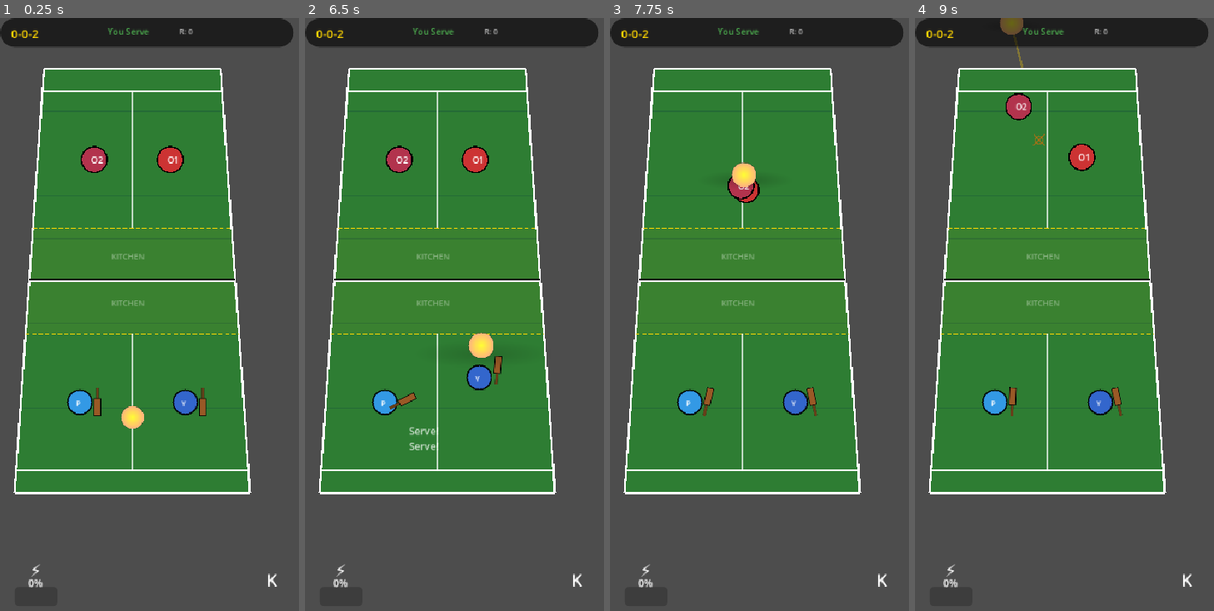
Above: before the commit, frames 1-4 (left to right).
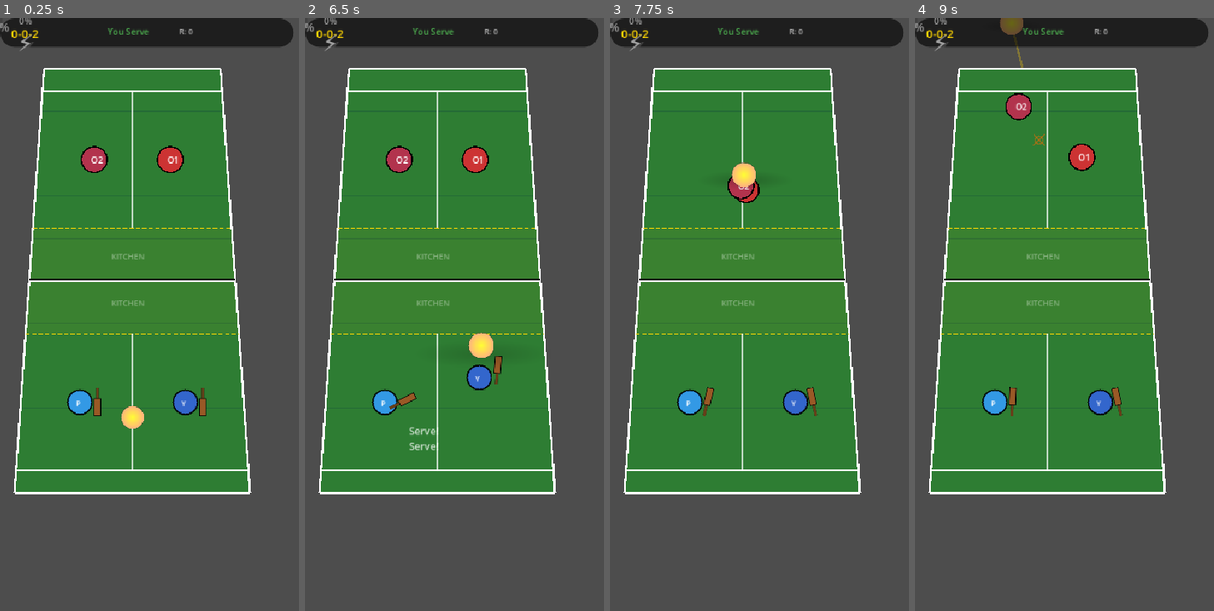
Above: after the commit, the same moments.

Repository: PranavMall/pickle-mvp-mobile
Game: Godot game, scene res://scenes/main/Main.tscn
Same seed, same stepped clock (60 frames per second), same inputs: the game is played once before the commit and once after it.
Inputs (mouse positions are in pixels of both pictures, inside the frame that each line leads up to):
- Up to frame 1 (0.25 s): no input
- Up to frame 2 (6.5 s): click (577, 581) at 0.5 s, where only the run before the commit has a clickable "K"; click (340, 581) at 1.25 s, where only the run before the commit has a clickable "0%"; click (577, 581) at 2 s, where only the run before the commit has a clickable "K"; click (340, 581) at 2.75 s, where only the run before the commit has a clickable "0%"; click (577, 581) at 3.5 s, where only the run before the commit has a clickable "K"; click (340, 581) at 4.25 s, where only the run before the commit has a clickable "0%"; tap Enter at 5 s; move the mouse to (526, 320) at 5.02 s; click (526, 320) at 5.17 s; tap Space at 5.75 s; drag from (397, 385) to (337, 136) at 5.77 s
- Up to frame 3 (7.75 s): move the mouse to (795, 201) at 6.52 s; click (795, 201) at 6.67 s; drag from (747, 486) to (654, 344) at 7.27 s
- Up to frame 4 (9 s): move the mouse to (1160, 450) at 8.02 s; click (1160, 450) at 8.17 s; drag from (977, 249) to (947, 136) at 8.77 s

The runs differ from the first frame. In frame 1, 0.2% of the frame differs, in the area x 0-93%, y 0-97%; in frame 2, 0.2%; in frame 3, 0.2%; in frame 4, 0.2%.

Commit message:
Day 5 kitchen fixes - 01st Oct

Diff:
--- a/UI/UISetup.gd
+++ b/UI/UISetup.gd
@@ -4,7 +4,9 @@
 @onready var main = get_node("/root/Main")
 
 func _ready() -> void:
-	setup_complete_ui()
+	setup_top_panel()
+	setup_instructions()
+	setup_power_indicator()
 
 func setup_complete_ui() -> void:
 	# Get existing HUD from scene (it already exists)
@@ -15,8 +17,6 @@
 
 	# Setup components that already exist in scene
 	setup_top_panel()
-	setup_kitchen_button()
-	setup_mastery_button()
 	setup_instructions()
 	setup_power_indicator()
 
@@ -52,111 +52,6 @@
 		rally_label.position = Vector2(250, 10)
 		rally_label.add_theme_color_override("font_color", Color(0.67, 0.67, 0.67))
 		rally_label.add_theme_font_size_override("font_size", 11)
-
-func setup_kitchen_button() -> void:
-	var kitchen_button = get_node_or_null("HUD/KitchenButton")
-	if not kitchen_button:
-		return
-
-	# The scene has TextureButton, but we can use it as a button
-	kitchen_button.position = Vector2(345, 750)
-	kitchen_button.size = Vector2(70, 70)
-
-	# Create a label child for the text since TextureButton doesn't have text property
-	var existing_label = kitchen_button.get_node_or_null("KitchenText")
-	if not existing_label:
-		var kitchen_text = Label.new()
-		kitchen_text.name = "KitchenText"
-		kitchen_text.text = "K"
-		kitchen_text.size = Vector2(70, 50)
-		kitchen_text.position = Vector2(0, 10)
-		kitchen_text.add_theme_font_size_override("font_size", 24)
-		kitchen_text.add_theme_color_override("font_color", Color.WHITE)
-		kitchen_text.horizontal_alignment = HORIZONTAL_ALIGNMENT_CENTER
-		kitchen_text.vertical_alignment = VERTICAL_ALIGNMENT_CENTER
-		kitchen_button.add_child(kitchen_text)
-
-	# Style the button
-	var button_style = StyleBoxFlat.new()
-	button_style.set_corner_radius_all(12)
-	button_style.bg_color = Color(0.4, 0.4, 0.4)
-	button_style.border_color = Color.BLACK
-	button_style.set_border_width_all(3)
-	kitchen_button.add_theme_stylebox_override("normal", button_style)
-	kitchen_button.add_theme_stylebox_override("hover", button_style)
-	kitchen_button.add_theme_stylebox_override("pressed", button_style)
-
-	# Kitchen Timer Label
-	var kitchen_timer = get_node_or_null("HUD/KitchenButton/KitchenTimer")
-	if kitchen_timer:
-		kitchen_timer.text = ""
-		kitchen_timer.position = Vector2(0, 50)
-		kitchen_timer.size = Vector2(70, 20)
-		kitchen_timer.add_theme_font_size_override("font_size", 10)
-		kitchen_timer.add_theme_color_override("font_color", Color.WHITE)
-		kitchen_timer.horizontal_alignment = HORIZONTAL_ALIGNMENT_CENTER
-
-	# Connect button press
-	if not kitchen_button.pressed.is_connected(_on_kitchen_button_pressed):
-		kitchen_button.pressed.connect(_on_kitchen_button_pressed)
-
-func setup_mastery_button() -> void:
-	var mastery_button = get_node_or_null("HUD/MasteryButton")
-	if not mastery_button:
-		return
-
-	mastery_button.position = Vector2(15, 750)
-	mastery_button.size = Vector2(70, 70)
-
-	# Create a label for the icon
-	var existing_label = mastery_button.get_node_or_null("MasteryIcon")
-	if not existing_label:
-		var mastery_icon = Label.new()
-		mastery_icon.name = "MasteryIcon"
-		mastery_icon.text = "⚡"
-		mastery_icon.size = Vector2(70, 35)
-		mastery_icon.position = Vector2(0, 5)
-		mastery_icon.add_theme_font_size_override("font_size", 24)
-		mastery_icon.add_theme_color_override("font_color", Color.WHITE)
-		mastery_icon.horizontal_alignment = HORIZONTAL_ALIGNMENT_CENTER
-		mastery_icon.vertical_alignment = VERTICAL_ALIGNMENT_CENTER
-		mastery_button.add_child(mastery_icon)
-
-	# Circular style
-	var button_style = StyleBoxFlat.new()
-	button_style.set_corner_radius_all(35)
-	button_style.bg_color = Color(0.2, 0.2, 0.2)
-	button_style.border_color = Color(1.0, 0.84, 0)
-	button_style.set_border_width_all(3)
-	mastery_button.add_theme_stylebox_override("normal", button_style)
-	mastery_button.add_theme_stylebox_override("hover", button_style)
-	mastery_button.add_theme_stylebox_override("pressed", button_style)
-
-	# Fill Bar
-	var fill_bar = get_node_or_null("HUD/MasteryButton/FillBar")
-	if fill_bar:
-		fill_bar.position = Vector2(5, 45)
-		fill_bar.size = Vector2(60, 8)
-		fill_bar.value = 0
-		fill_bar.show_percentage = false
-
-		var fill_style = StyleBoxFlat.new()
-		fill_style.bg_color = Color(0.3, 0.69, 0.31)
-		fill_bar.add_theme_stylebox_override("fill", fill_style)
-
-	# Percent Label
-	var percent_label = get_node_or_null("HUD/MasteryButton/PercentLabel")
-	if percent_label:
-		percent_label.text = "0%"
-		percent_label.position = Vector2(0, 30)
-		percent_label.size = Vector2(70, 20)
-		percent_label.add_theme_font_size_override("font_size", 14)
-		percent_label.add_theme_color_override("font_color", Color.WHITE)
-		percent_label.horizontal_alignment = HORIZONTAL_ALIGNMENT_CENTER
-
-	# Connect button press
-	if not mastery_button.pressed.is_connected(_on_mastery_button_pressed):
-		mastery_button.pressed.connect(_on_mastery_button_pressed)
 
 func setup_instructions() -> void:
 	var instructions = get_node_or_null("HUD/Instructions")
@@ -222,71 +117,3 @@
 	var score_label = get_node_or_null("HUD/TopPanel/ScoreLabel")
 	if score_label:
 		score_label.text = "%d-%d-%d" % [player_score, opponent_score, server_number]
-
-func update_kitchen_button(state: String, timer: float = 0.0) -> void:
-	var button = get_node_or_null("HUD/KitchenButton")
-	var text_label = get_node_or_null("HUD/KitchenButton/KitchenText")
-	var timer_label = get_node_or_null("HUD/KitchenButton/KitchenTimer")
-
-	if not button:
-		return
-
-	var button_style = StyleBoxFlat.new()
-	button_style.set_corner_radius_all(12)
-	button_style.border_color = Color.BLACK
-	button_style.set_border_width_all(3)
-
-	match state:
-		"AVAILABLE":
-			button_style.bg_color = Color(1.0, 0.84, 0)  # Gold
-			if text_label:
-				text_label.text = "→K"
-			if timer_label and timer > 0:
-				timer_label.text = "%.1f" % timer
-		"ACTIVE":
-			button_style.bg_color = Color(0.3, 0.69, 0.31)  # Green
-			if text_label:
-				text_label.text = "IN"
-			if timer_label:
-				timer_label.text = ""
-		"MUST_EXIT":
-			button_style.bg_color = Color(1.0, 0.6, 0)  # Orange
-			if text_label:
-				text_label.text = "↑!"
-			if timer_label and timer > 0:
-				timer_label.text = "%.1f" % timer
-		"WARNING":
-			button_style.bg_color = Color(0.96, 0.26, 0.21)  # Red
-			if text_label:
-				text_label.text = "!!"
-			if timer_label:
-				timer_label.text = ""
-		"COOLDOWN":
-			button_style.bg_color = Color(0.6, 0.6, 0.6)  # Gray
-			if text_label:
-				text_label.text = "..."
-			if timer_label and timer > 0:
-				timer_label.text = "%.1f" % timer
-		_:  # DISABLED
-			button_style.bg_color = Color(0.4, 0.4, 0.4)  # Dark gray
-			if text_label:
-				text_label.text = "K"
-			if timer_label:
-				timer_label.text = ""
-
-	button.add_theme_stylebox_override("normal", button_style)
-	button.add_theme_stylebox_override("hover", button_style)
-	button.add_theme_stylebox_override("pressed", button_style)
-
-func update_mastery_fill(percent: float) -> void:
-	var fill_bar = get_node_or_null("HUD/MasteryButton/FillBar")
-	var percent_label = get_node_or_null("HUD/MasteryButton/PercentLabel")
-
-	if fill_bar:
-		fill_bar.value = percent
-
-	if percent_label:
-		if percent >= 100:
-			percent_label.text = "READY!"
-		else:
-			percent_label.text = "%d%%" % int(percent)
--- a/scenes/main/Main.gd
+++ b/scenes/main/Main.gd
@@ -192,30 +192,6 @@
 	print("=== DAY 5 KITCHEN SYSTEM READY ===")
 
 # NEW: Create and setup KitchenSystem
-func create_kitchen_system() -> void:
-	var kitchen_script = load("res://scripts/systems/KitchenSystem.gd")
-	if not kitchen_script:
-		print("ERROR: Cannot load KitchenSystem.gd")
-		return
-
-	kitchen_system = Node.new()
-	kitchen_system.name = "KitchenSystem"
-	kitchen_system.set_script(kitchen_script)
-	add_child(kitchen_system)
-
-	# Set references
-	kitchen_system.main_node = self
-	kitchen_system.player_data = player_data
-
-	# Connect signals
-	kitchen_system.kitchen_opportunity.connect(_on_kitchen_opportunity)
-	kitchen_system.kitchen_entered.connect(_on_kitchen_entered)
-	kitchen_system.kitchen_exited.connect(_on_kitchen_exited)
-	kitchen_system.kitchen_violation.connect(_on_kitchen_violation)
-	kitchen_system.pressure_changed.connect(_on_pressure_changed)
-	kitchen_system.state_changed.connect(_on_kitchen_state_changed)
-
-	print("KitchenSystem created and connected!")
 
 # NEW: Signal handlers for KitchenSystem
 func _on_kitchen_opportunity() -> void:
@@ -239,23 +215,6 @@
 	game_state.kitchen_state = new_state
 	update_ui()
 
-# MODIFIED: Handle kitchen button now uses KitchenSystem
-func handle_kitchen_button_press() -> void:
-	if not kitchen_system:
-		print("ERROR: KitchenSystem not initialized!")
-		return
-
-	match kitchen_system.current_state:
-		0:  # DISABLED
-			print("Kitchen not available")
-
-		1:  # AVAILABLE
-			if kitchen_system.enter_kitchen():
-				# System handles player movement through player_data
-				pass
-
-		2, 3, 4:  # ACTIVE, MUST_EXIT, WARNING
-			kitchen_system.exit_kitchen()
 
 # NEW: Flash kitchen zone for violations
 func flash_kitchen_zone(is_player_side: bool) -> void:
@@ -959,13 +918,7 @@
 	var score_label = get_node_or_null("UI/HUD/TopPanel/ScoreLabel")
 	if score_label:
 		score_label.text = "%d-%d-%d" % [game_state.player_score, game_state.opponent_score, game_state.server_number]
-
-	var ui = get_node_or_null("UI")
-	if ui and ui.has_method("update_mastery_fill"):
-		var percent = 0
-		if kitchen_system:
-			percent = kitchen_system.get_pressure_percent()
-		ui.update_mastery_fill(percent)
+	# Buttons update themselves via signals - don't manually update them!
 
 func get_visual_court_bounds(y: float) -> Dictionary:
 	var perspective_factor = 1.0 - (1.0 - PERSPECTIVE_SCALE) * (1.0 - y / COURT_HEIGHT)
@@ -1013,6 +966,48 @@
 	draw_kitchen_zones(center_x, court_top)
 	draw_court_lines(center_x, court_top)
 	draw_net(center_x, court_top)
+
+func create_kitchen_system() -> void:
+	var kitchen_script = load("res://scripts/systems/KitchenSystem.gd")
+	if not kitchen_script:
+			print("ERROR: Cannot load KitchenSystem.gd")
+			return
+
+	kitchen_system = Node.new()
+	kitchen_system.name = "KitchenSystem"
+	kitchen_system.set_script(kitchen_script)
+	add_child(kitchen_system)
+	kitchen_system.main_node = self
+	kitchen_system.player_data = player_data
+
+	# Connect signals
+	kitchen_system.kitchen_opportunity.connect(_on_kitchen_opportunity)
+	kitchen_system.kitchen_entered.connect(_on_kitchen_entered)
+	kitchen_system.kitchen_exited.connect(_on_kitchen_exited)
+	kitchen_system.kitchen_violation.connect(_on_kitchen_violation)
+	kitchen_system.pressure_changed.connect(_on_pressure_changed)
+	kitchen_system.state_changed.connect(_on_kitchen_state_changed)
+
+	print("KitchenSystem created!")
+
+	# NEW: Connect UI buttons to KitchenSystem
+	await get_tree().process_frame  # Wait for UI to be ready
+
+	var kitchen_button = get_node_or_null("UI/HUD/KitchenButton")
+	if kitchen_button and kitchen_button.has_method("set_kitchen_system"):
+		kitchen_button.set_kitchen_system(kitchen_system)
+		kitchen_button.main_node = self
+		print("Kitchen button connected!")
+	else:
+		print("WARNING: Kitchen button not found or missing method!")
+
+	var mastery_button = get_node_or_null("UI/HUD/MasteryButton")
+	if mastery_button and mastery_button.has_method("set_kitchen_system"):
+		mastery_button.set_kitchen_system(kitchen_system)
+		mastery_button.main_node = self
+		print("Mastery button connected!")
+	else:
+		print("WARNING: Mastery button not found or missing method!")
 
 func draw_kitchen_zones(center_x: float, court_top: float) -> void:
 	var kitchen_color = get_kitchen_zone_color()
--- a/scenes/main/Main.tscn
+++ b/scenes/main/Main.tscn
@@ -1,9 +1,11 @@
-[gd_scene load_steps=6 format=3 uid="uid://byl65os48dqts"]
+[gd_scene load_steps=8 format=3 uid="uid://byl65os48dqts"]
 
 [ext_resource type="Script" uid="uid://bwy0hr6tmfm0k" path="res://scenes/main/Main.gd" id="1_u1xfj"]
 [ext_resource type="Script" uid="uid://cdjp4nco1o7et" path="res://courts/Court.gd" id="2_nha0i"]
 [ext_resource type="Script" uid="uid://45r6iydgsqop" path="res://Ball/Ball.gd" id="3_gyg6b"]
 [ext_resource type="Script" uid="uid://bfa4khpy4xblw" path="res://UI/UISetup.gd" id="3_q24mn"]
+[ext_resource type="Script" uid="uid://dei25affa53a5" path="res://scripts/systems/KitchenButton.gd" id="5_1rhdn"]
+[ext_resource type="Script" uid="uid://b5uqmpcfxwrre" path="res://scripts/systems/MasteryButton.gd" id="6_sjxhf"]
 
 [sub_resource type="CircleShape2D" id="CircleShape2D_dc040"]
 radius = 8.0
@@ -78,20 +80,23 @@
 offset_right = 40.0
 offset_bottom = 23.0
 
-[node name="KitchenButton" type="TextureButton" parent="UI/HUD"]
+[node name="KitchenButton" type="Button" parent="UI/HUD"]
 layout_mode = 0
-offset_right = 70.0
-offset_bottom = 70.0
+offset_right = 80.0
+offset_bottom = 80.0
+script = ExtResource("5_1rhdn")
 
 [node name="KitchenTimer" type="Label" parent="UI/HUD/KitchenButton"]
 layout_mode = 0
 offset_right = 40.0
 offset_bottom = 23.0
 
-[node name="MasteryButton" type="TextureButton" parent="UI/HUD"]
+[node name="MasteryButton" type="Button" parent="UI/HUD"]
+custom_minimum_size = Vector2(70, 70)
 layout_mode = 0
 offset_right = 40.0
 offset_bottom = 40.0
+script = ExtResource("6_sjxhf")
 
 [node name="FillBar" type="ProgressBar" parent="UI/HUD/MasteryButton"]
 layout_mode = 0
